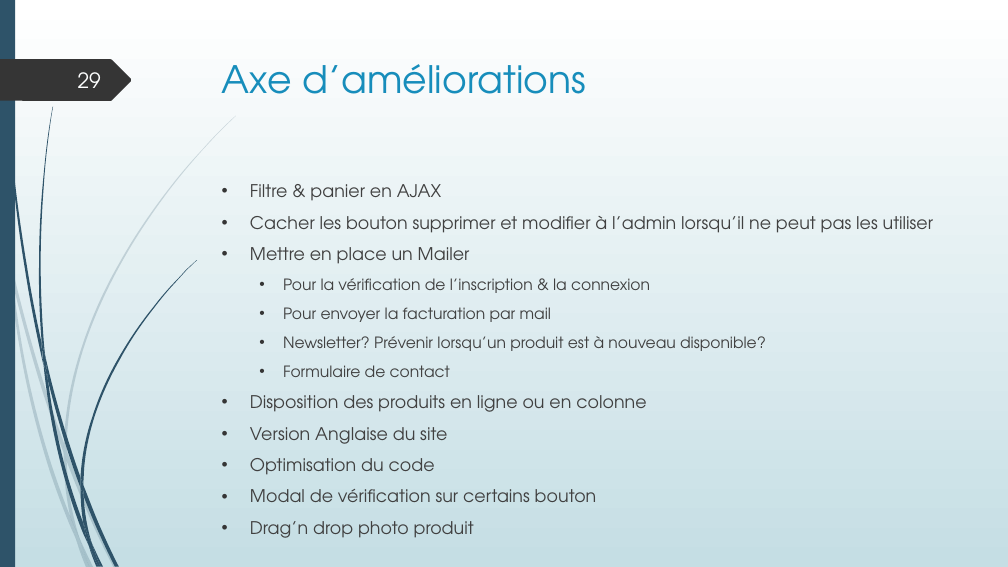
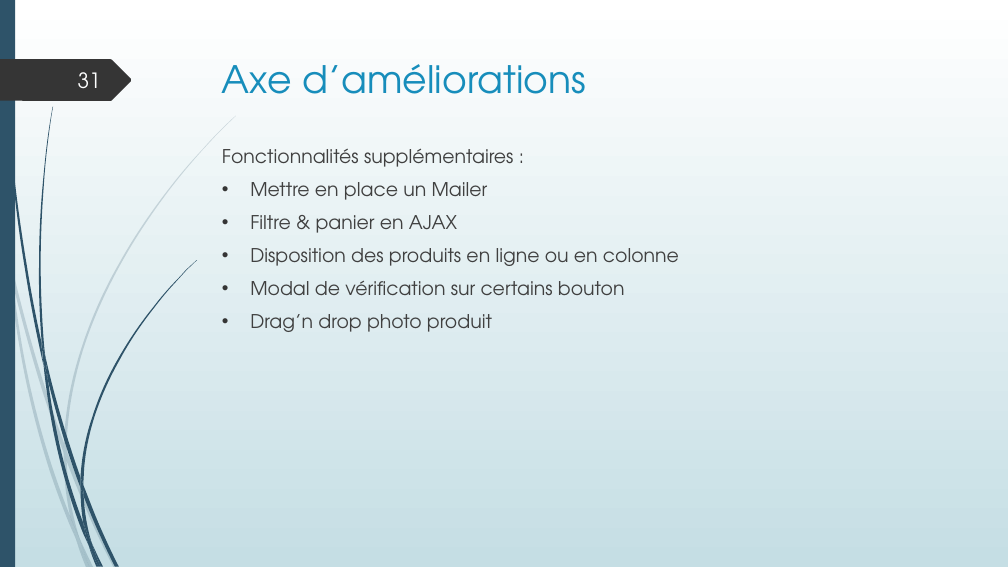
Before and after one commit to LisaF0/projet, a slide deck: slide 31 of aDoc/Projet boutique en ligne.pptx (slide 29 before the commit). Drawn at 1008x567 pixels with LibreOffice and Linux fonts; fonts in the diff are those of the drawing. Boxes give left, top, right and bottom in pixels: in the first picture for what was removed or moved away, otherwise in the second. Text is boxed around its words. In the diff, an @@ line names an element or a change of style, - is before the commit and + after.

Commit message:
dailyPush 1
Regex -> On
Recap => confirmation
bouton télécharger mis plus en valeur
ptt & projet

```diff
--- a/aDoc/Projet boutique en ligne.pptx
+++ b/aDoc/Projet boutique en ligne.pptx
@@ page number at (78, 72, 101, 88): text changed @@
-29
+31
@@ text "Fonctionnalités supplémentaires :": place and size @@
-text "Fonctionnalités supplémentaires :" at (250, 184, 933, 502)
+text "Fonctionnalités supplémentaires :" at (222, 148, 679, 332)
@@ text at (222, 148, 514, 200): paragraphs added @@
+Fonctionnalités supplémentaires :
+• Mettre en place un Mailer
@@ text at (250, 216, 933, 377): paragraphs removed @@
-• Cacher les bouton supprimer et modifier à l’admin lorsqu’il ne peut pas les utiliser
-• Mettre en place un Mailer
-  • Pour la vérification de l’inscription & la connexion
-  • Pour envoyer la facturation par mail
-  • Newsletter? Prévenir lorsqu’un produit est à nouveau disponible?
-  • Formulaire de contact
@@ text at (250, 215, 679, 332): size 16.6 to 18 pt in "Filtre & panier en AJAX", "Disposition des produits en ligne ou en ...", "Modal de vérification sur certains bouton", "Drag’n drop photo produit" @@
@@ text at (250, 427, 447, 475): paragraphs removed @@
-• Version Anglaise du site
-• Optimisation du code
```
Also in this commit, not shown: 11 other slides changed, 3 slides added, 15 other files.
